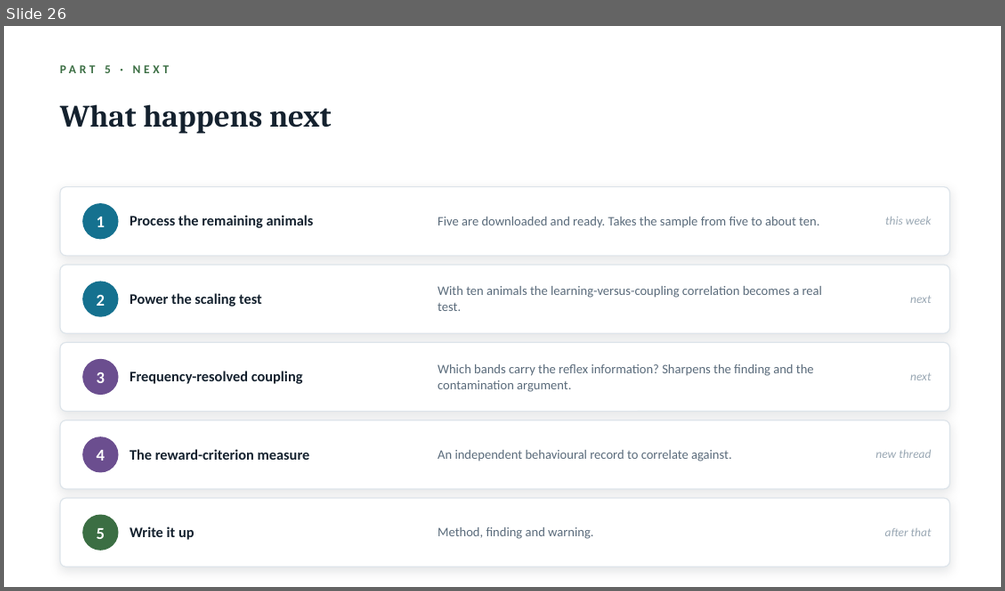
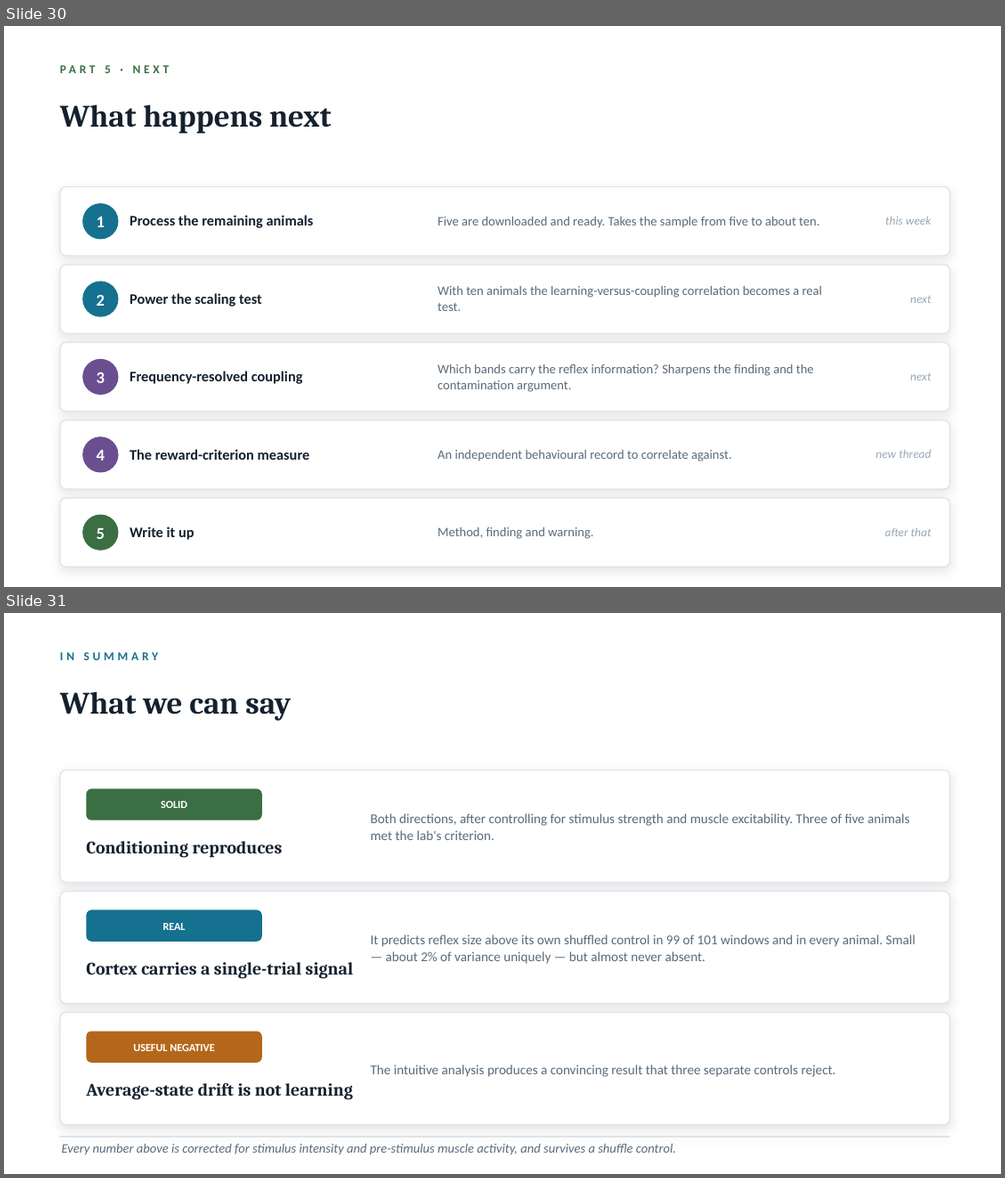
Before and after one commit to switchrao777/hroc-ncan, a slide deck: slides/HROC_Team_Presentation.pptx. Shown one above the other, each under a label of ours: slide 26 before the commit, slides 30 and 31 after it. The pictures are 1005x591 and 1005x1178 pixels, drawn with LibreOffice and Linux fonts; fonts in the diff are those of the drawing. Boxes give left, top, right and bottom in pixels: in the first picture for what was removed or moved away, otherwise in the second. Text is boxed around its words. In the diff, an @@ line names an element or a change of style, - is before the commit and + after.

Commit message:
Rework the group talk as a finished presentation
Ends on conclusions rather than by putting questions to the audience: a summary
of what can be claimed, a separate slide on what remains unsettled, a resources
slide with the project page and repository, and a closing acknowledgement.

Adds four data-driven visuals: the archive decoded correctly and incorrectly
side by side from the same 8,000 trials, the animal roster with trial counts and
outcomes, a three-panel summary of behaviour, prediction score and windows
beating their shuffle, and a project timeline.

```diff
--- a/slides/HROC_Team_Presentation.pptx
+++ b/slides/HROC_Team_Presentation.pptx
@@ slide 31 added at (4, 613, 1001, 1174), background #FFFFFF @@
@@ text added at (60, 652, 158, 660), 11.5 pt, text #15718F, bold @@
+IN SUMMARY
@@ text added at (60, 691, 291, 721), 30 pt, text #14212E, bold @@
+What we can say
@@ rounded rectangle added at (60, 770, 950, 882), fill #FFFFFF, outline #DDE4EA 1 pt @@
@@ rounded rectangle added at (86, 788, 262, 820), fill #3B6E43 @@
@@ text added at (161, 801, 187, 808), 10.5 pt, text #FFFFFF, bold @@
+SOLID
@@ text added at (371, 813, 909, 840), 13 pt, text #5A6B7B @@
+Both directions, after controlling for stimulus strength and muscle excitability. Three of five animals met the lab's criterion.
@@ text added at (86, 841, 283, 858), 17 pt, text #14212E, bold @@
+Conditioning reproduces
@@ rounded rectangle added at (60, 892, 950, 1004), fill #FFFFFF, outline #DDE4EA 1 pt @@
@@ rounded rectangle added at (86, 910, 262, 941), fill #15718F @@
@@ text added at (163, 923, 186, 930), 10.5 pt, text #FFFFFF, bold @@
+REAL
@@ text added at (371, 934, 915, 964), 13 pt, text #5A6B7B @@
+It predicts reflex size above its own shuffled control in 99 of 101 windows and in every animal. Small — about 2% of variance uniquely — but almost never absent.
@@ text added at (86, 962, 354, 979), 17 pt, text #14212E, bold @@
+Cortex carries a single-trial signal
@@ rounded rectangle added at (60, 1013, 950, 1125), fill #FFFFFF, outline #DDE4EA 1 pt @@
@@ rounded rectangle added at (86, 1031, 262, 1062), fill #B4671A @@
@@ text added at (133, 1044, 214, 1051), 10.5 pt, text #FFFFFF, bold @@
+USEFUL NEGATIVE
@@ text added at (371, 1064, 836, 1077), 13 pt, text #5A6B7B @@
+The intuitive analysis produces a convincing result that three separate controls reject.
@@ text added at (86, 1083, 353, 1100), 17 pt, text #14212E, bold @@
+Average-state drift is not learning
@@ rounded rectangle added at (60, 1136, 950, 1136), fill #FFFFFF, outline #DDE4EA 1 pt @@
@@ text added at (62, 1143, 676, 1155), 12.5 pt, text #5A6B7B, italic @@
+Every number above is corrected for stimulus intensity and pre-stimulus muscle activity, and survives a shuffle control.
@@ what was slide 26 is now slide 30 @@
```
Also in this commit, not shown: 7 other slides added, 1 slide removed, 5 other files.
